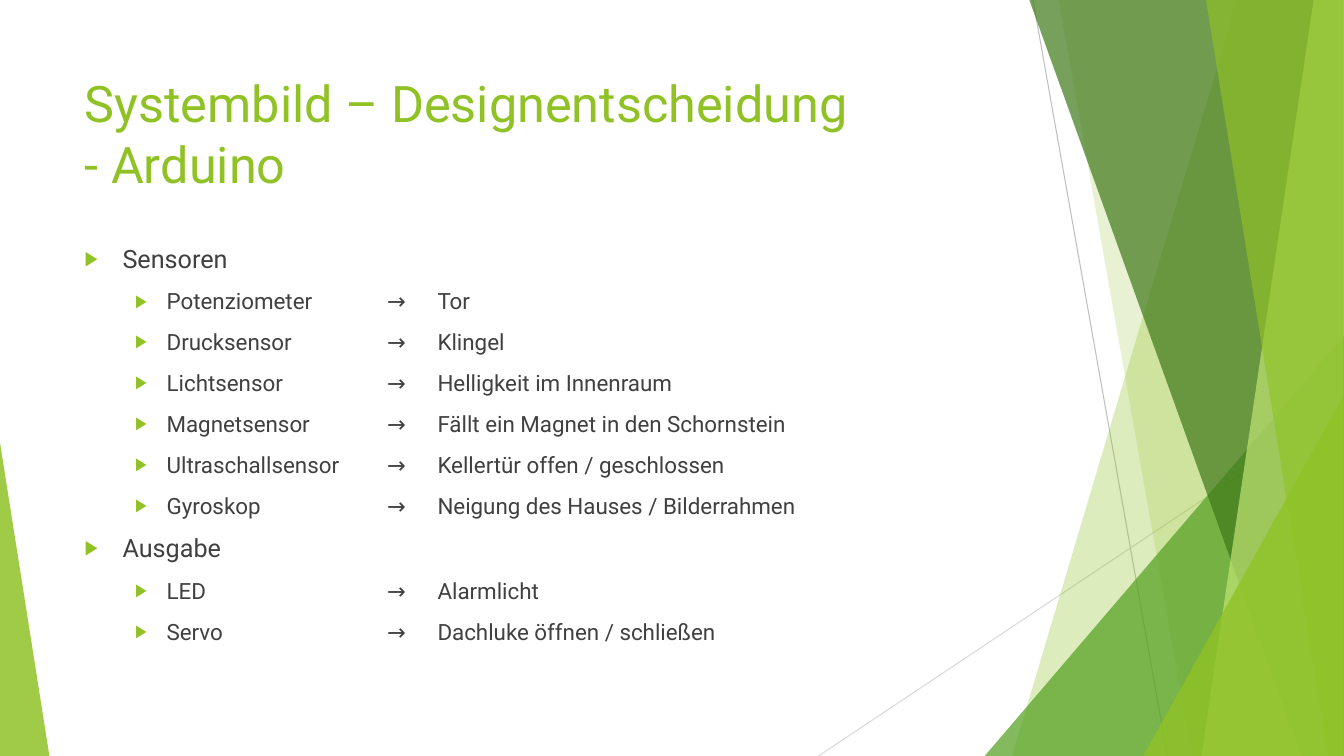
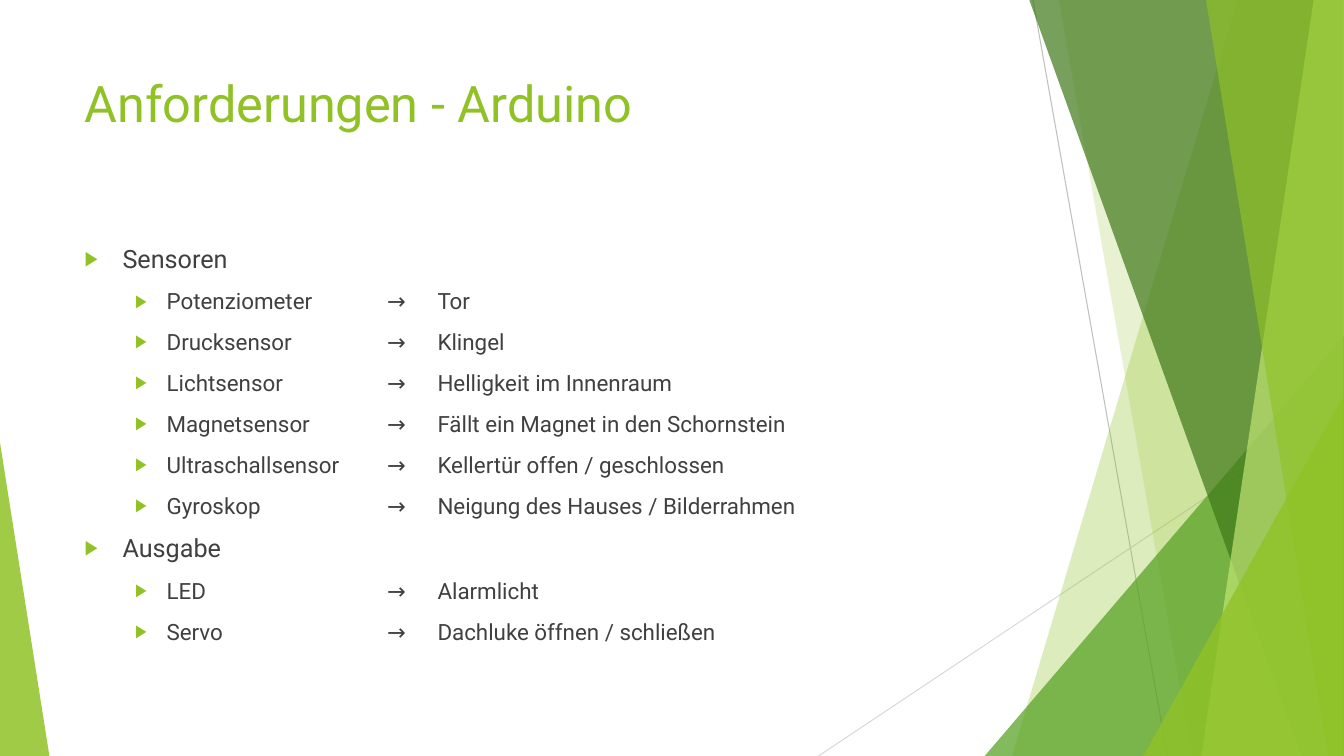
Before and after one commit to NotoriousRonin/EMM-Project, a slide deck: slide 5 of Praesi.pptx. Drawn at 1344x756 pixels with LibreOffice and Linux fonts; fonts in the diff are those of the drawing. Boxes give left, top, right and bottom in pixels: in the first picture for what was removed or moved away, otherwise in the second. Text is boxed around its words. In the diff, an @@ line names an element or a change of style, - is before the commit and + after.

```diff
--- a/Praesi.pptx
+++ b/Praesi.pptx
@@ title at (85,83,632,133): text changed @@
-Systembild – Designentscheidung
-- Arduino
+Anforderungen - Arduino
```
Also in this commit, not shown: 3 other slides changed, 1 other file.
